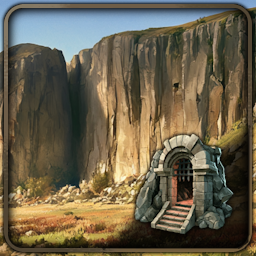
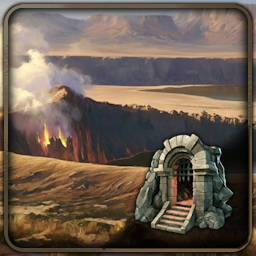
Two versions of the same layered image (w=256, h=256). Layer-by-layer changes:
added layer "Deriba" in group "Dungeons" over left=0, top=0, right=256, bottom=256
added layer "Ta-Djeser" in group "Dungeons" over left=0, top=0, right=256, bottom=256
added layer "Glebia Solna" in group "Dungeons" over left=0, top=0, right=256, bottom=256
added layer "Qara Qoba" in group "Dungeons" over left=0, top=0, right=256, bottom=256
added layer "Kitezh" in group "Dungeons" over left=0, top=0, right=256, bottom=256
added layer "Ledyanoy Zev" in group "Dungeons" over left=0, top=0, right=256, bottom=256
added layer "Svartisgapet" in group "Dungeons" over left=0, top=0, right=256, bottom=256
added layer "Surtsdjúp" in group "Dungeons" over left=0, top=0, right=256, bottom=256
added layer "Silbergrund" in group "Dungeons" over left=0, top=0, right=256, bottom=256
added layer "Labyrinthos" in group "Dungeons" over left=0, top=0, right=256, bottom=253
hid group "Backgrounds" (25 layers) over left=0, top=0, right=256, bottom=256
